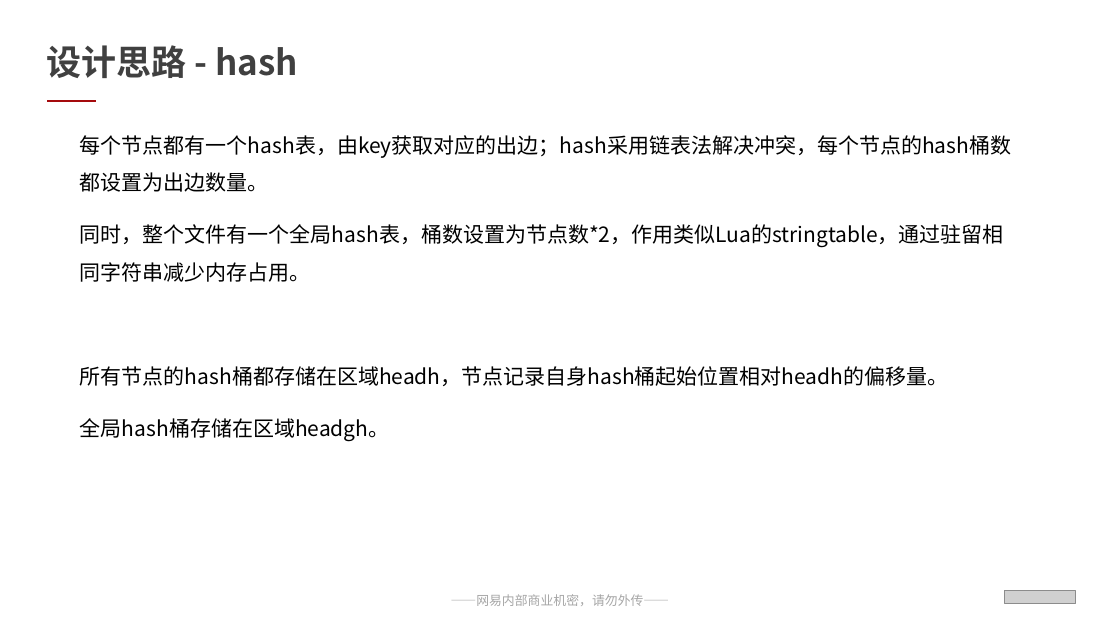
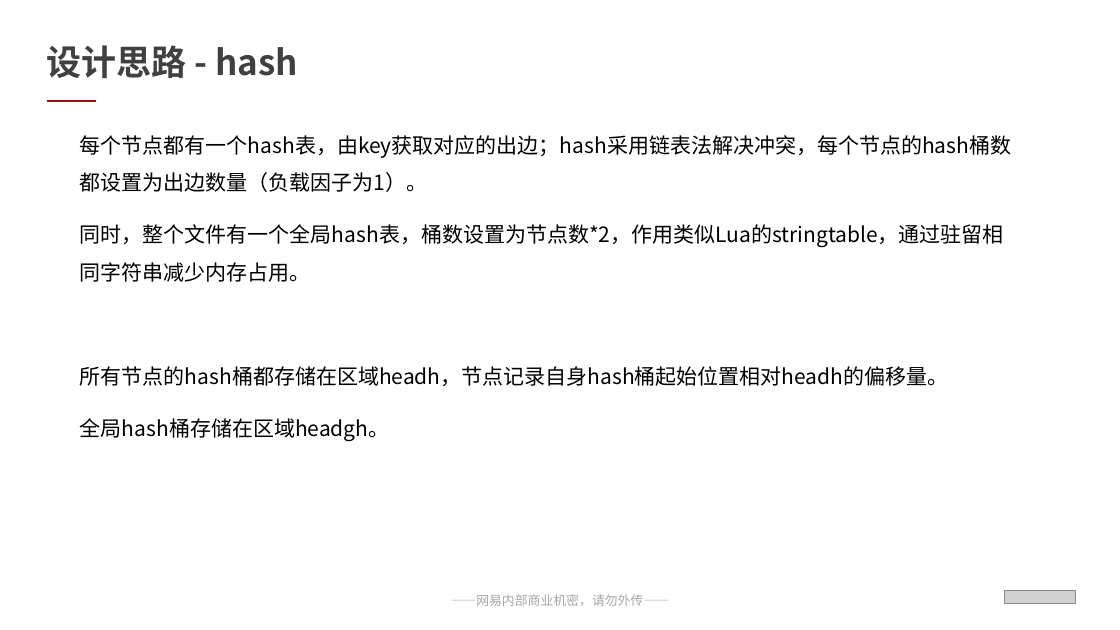
Before and after one commit to qwerbmb/lua_sh, a slide deck: slide 8 of test_speed/汇报ppt_刘淩峰.pptx. Drawn at 1120x630 pixels with LibreOffice and Linux fonts; fonts in the diff are those of the drawing; grey boxes stand for pictures. Boxes give left, top, right and bottom in pixels: in the first picture for what was removed or moved away, otherwise in the second. Text is boxed around its words. In the diff, an @@ line names an element or a change of style, - is before the commit and + after.

```diff
--- a/test_speed/汇报ppt_刘淩峰.pptx
+++ b/test_speed/汇报ppt_刘淩峰.pptx
@@ text at (80,135,1011,192): text changed @@
-每个节点都有一个hash表，由key获取对应的出边；hash采用链表法解决冲突，每个节点的hash桶数都设置为出边数量。
+每个节点都有一个hash表，由key获取对应的出边；hash采用链表法解决冲突，每个节点的hash桶数都设置为出边数量（负载因子为1）。
```
Also in this commit, not shown: 8 other slides changed, 1 slide added.
